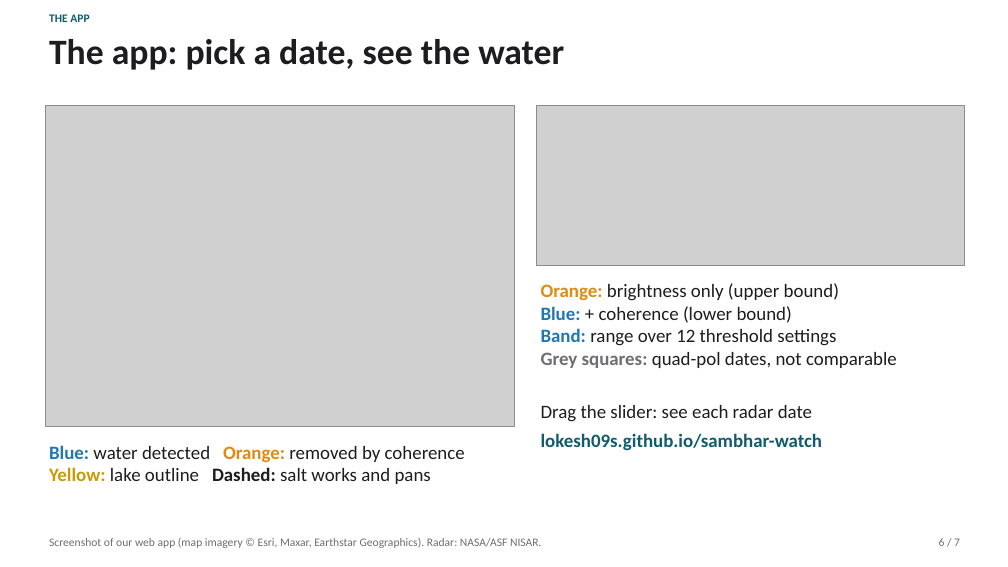
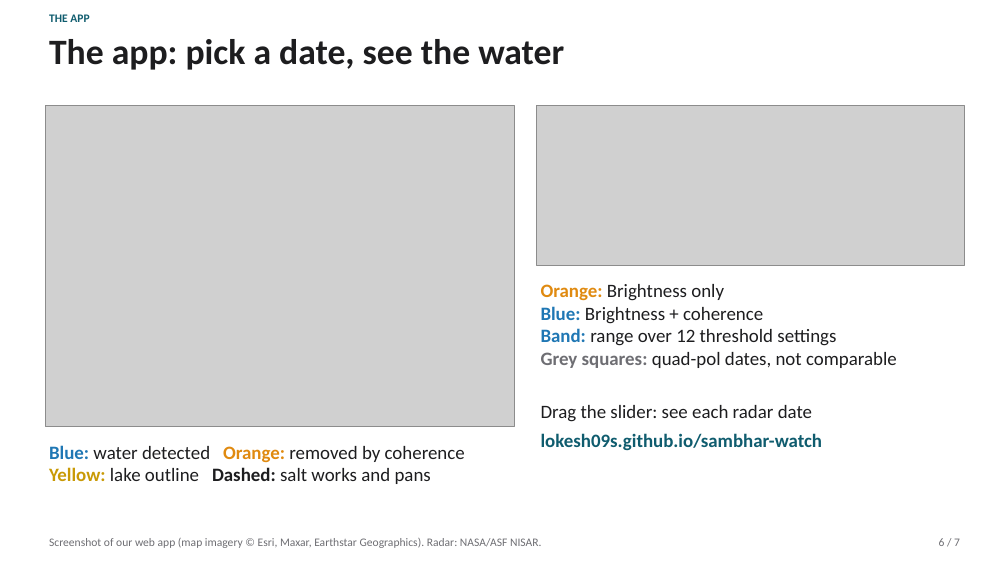
Before and after one commit to lokesh09s/sambhar-watch, a slide deck: slide 6 of docs/slides/Sambhar_Watch.pptx. Drawn at 1008x567 pixels with LibreOffice and Linux fonts; fonts in the diff are those of the drawing; grey boxes stand for pictures. Boxes give left, top, right and bottom in pixels: in the first picture for what was removed or moved away, otherwise in the second. Text is boxed around its words. In the diff, an @@ line names an element or a change of style, - is before the commit and + after.

```diff
--- a/docs/slides/Sambhar_Watch.pptx
+++ b/docs/slides/Sambhar_Watch.pptx
@@ text at [541, 284, 763, 324]: text changed @@
-Orange: brightness only (upper bound)
-Blue: + coherence (lower bound)
+Orange: Brightness only
+Blue: Brightness + coherence
```
Also in this commit, not shown: 3 other slides changed, 10 other files.
